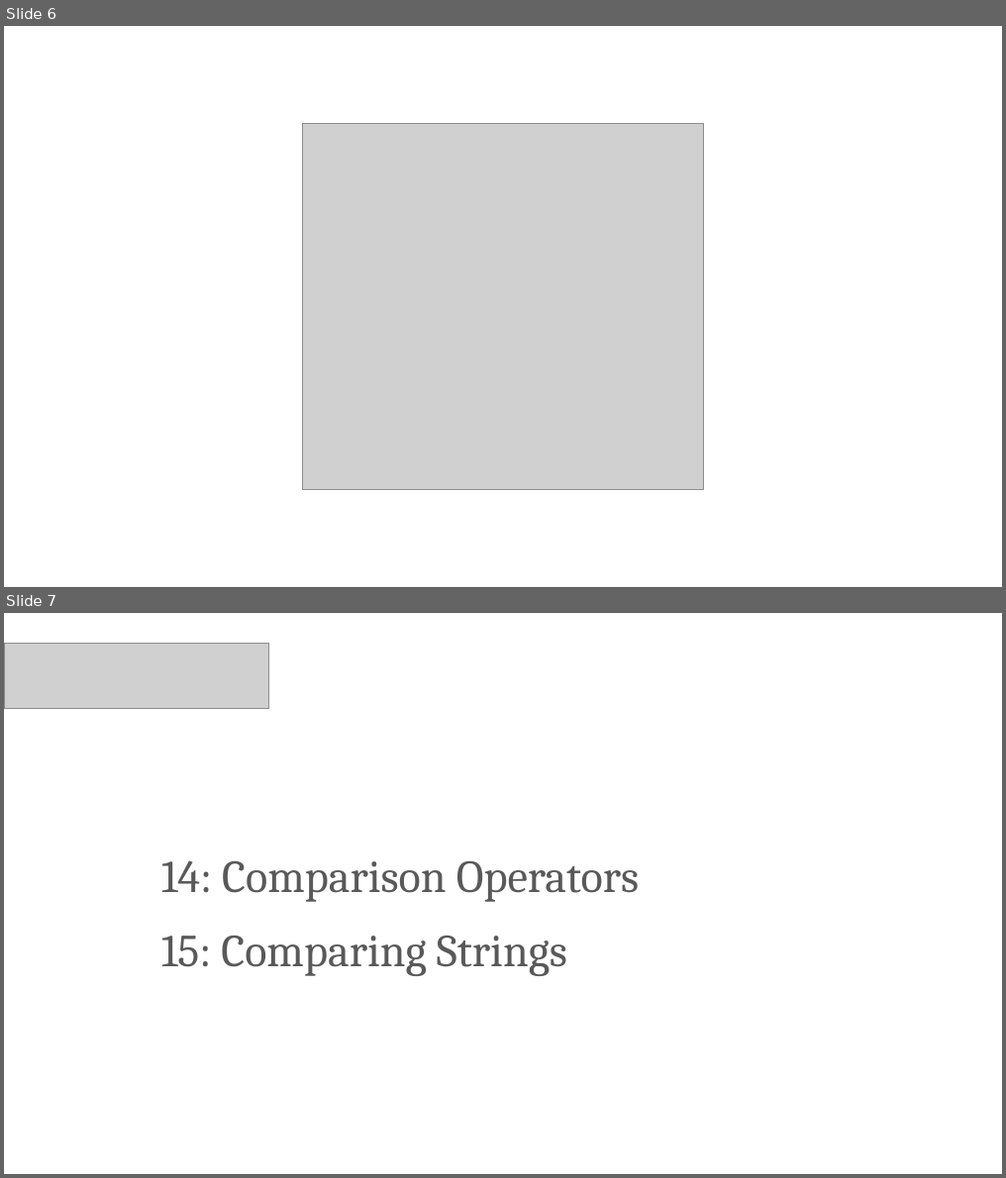
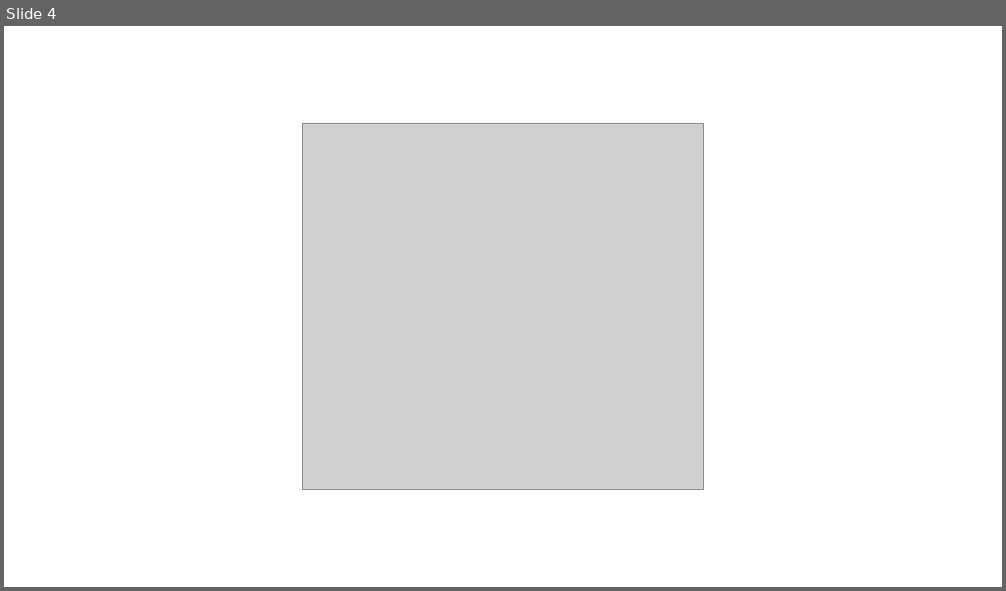
Before and after one commit to PracticumAI/python, a slide deck: presentations/02_loops.pptx. Shown one above the other, each under a label of ours: slides 6 and 7 before the commit, slide 4 after it. The pictures are 1006x1178 and 1006x591 pixels, drawn with LibreOffice and Linux fonts; fonts in the diff are those of the drawing; grey boxes stand for pictures. Boxes give left, top, right and bottom in pixels: in the first picture for what was removed or moved away, otherwise in the second. Text is boxed around its words. In the diff, an @@ line names an element or a change of style, - is before the commit and + after.

```diff
--- a/presentations/02_loops.pptx
+++ b/presentations/02_loops.pptx
@@ slide 7 removed at <box>4,613,1002,1174</box>, background #FFFFFF @@
@@ picture removed at <box>4,643,269,709</box> @@
@@ title removed at <box>161,861,639,902</box> @@
-14: Comparison Operators
@@ text removed at <box>161,936,567,976</box> @@
-15: Comparing Strings
@@ what was slide 6 is now slide 4 @@
```
Also in this commit, not shown: 4 other slides removed, 4 other files.
